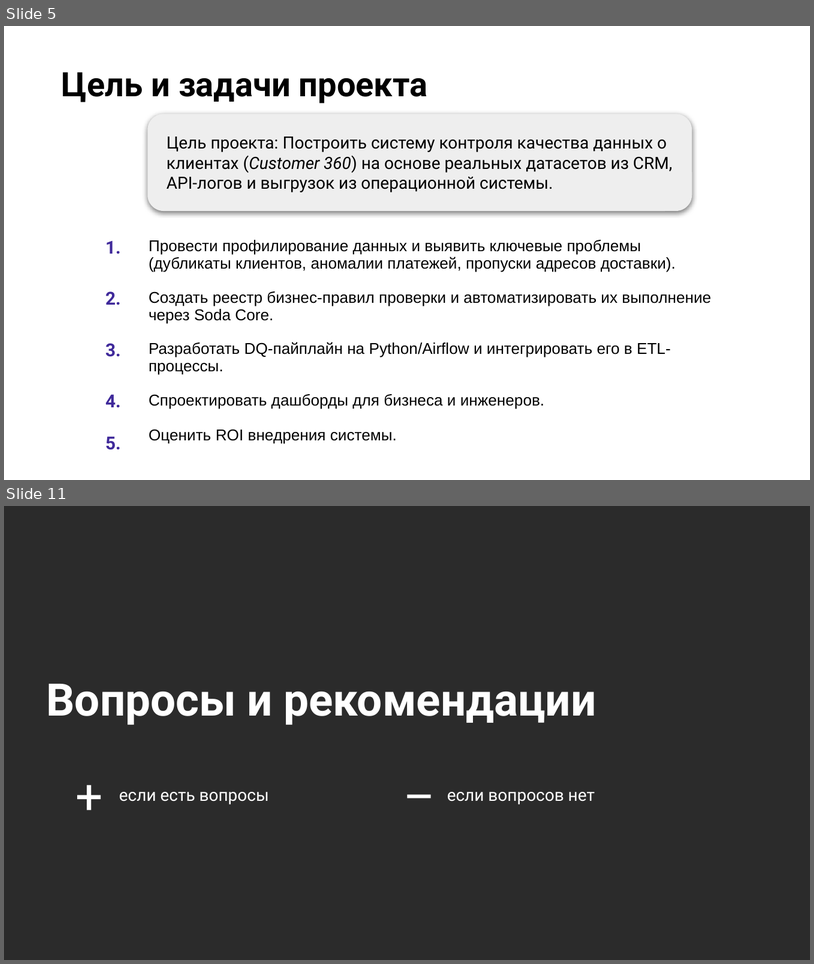
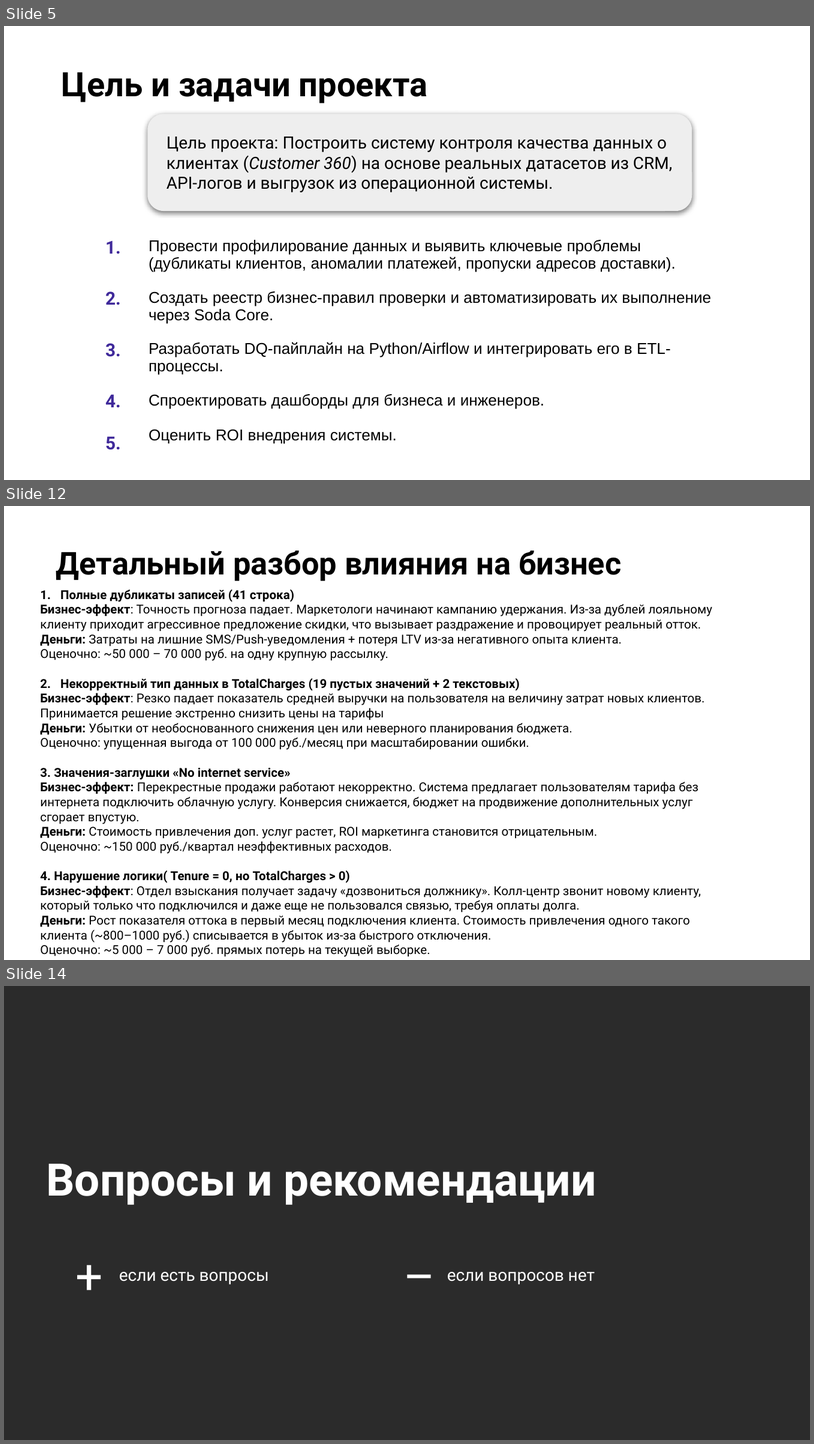
Before and after one commit to Vesta080283/customer-360-dq-project, a slide deck: presentation/Проект сквозного аудита качества данных в домене Customer 360.pptx. Shown one above the other, each under a label of ours: slides 5 and 11 before the commit, slides 5, 12 and 14 after it; the slides between them are not shown. The pictures are 814x964 and 814x1444 pixels, drawn with LibreOffice and Linux fonts; fonts in the diff are those of the drawing; background and template pictures are left out; a plain dark background stands for a picture behind light text. Boxes give left, top, right and bottom in pixels: in the first picture for what was removed or moved away, otherwise in the second. Text is boxed around its words. In the diff, an @@ line names an element or a change of style, - is before the commit and + after.

```diff
--- a/presentation/Проект сквозного аудита качества данных в домене Customer 360.pptx
+++ b/presentation/Проект сквозного аудита качества данных в домене Customer 360.pptx
@@ slide 12 added at [4, 506, 810, 960], background picture (left out) @@
@@ title added at [56, 550, 622, 581], 28 pt, text #000000, bold @@
+Детальный разбор влияния на бизнес
@@ text added at [40, 589, 713, 957], 11 pt, text #000000 @@
+1. Полные дубликаты записей (41 строка)
+  Бизнес-эффект: Точность прогноза падает. Маркетологи начинают кампанию удержания. Из-за дублей лояльному клиенту приходит агрессивное предложение скидки, что вызывает раздражение и провоцирует реальный отток.
+  Деньги: Затраты на лишние SMS/Push-уведомления + потеря LTV из-за негативного опыта клиента.
+  Оценочно: ~50 000 – 70 000 руб. на одну крупную рассылку.
+2. Некорректный тип данных в TotalCharges (19 пустых значений + 2 текстовых)
+  Бизнес-эффект: Резко падает показатель средней выручки на пользователя на величину затрат новых клиентов. Принимается решение экстренно снизить цены на тарифы
+Деньги: Убытки от необоснованного снижения цен или неверного планирования бюджета.
+Оценочно: упущенная выгода от 100 000 руб./месяц при масштабировании ошибки.
+3. Значения-заглушки «No internet service»
+Бизнес-эффект: Перекрестные продажи работают некорректно. Система предлагает пользователям тарифа без интернета подключить облачную услугу. Конверсия снижается, бюджет на продвижение дополнительных услуг сгорает впустую.
+Деньги: Стоимость привлечения доп. услуг растет, ROI маркетинга становится отрицательным.
+Оценочно: ~150 000 руб./квартал неэффективных расходов.
+4. Нарушение логики( Tenure = 0, но TotalCharges > 0)
+Бизнес-эффект: Отдел взыскания получает задачу «дозвониться должнику». Колл-центр звонит новому клиенту, который только что подключился и даже еще не пользовался связью, требуя оплаты долга.
+Деньги: Рост показателя оттока в первый месяц подключения клиента. Стоимость привлечения одного такого клиента (~800–1000 руб.) списывается в убыток из-за быстрого отключения.
+Оценочно: ~5 000 – 7 000 руб. прямых потерь на текущей выборке.
@@ what was slide 11 is now slide 14 @@
```
Also in this commit, not shown: 6 slides changed, 2 other slides added, 1 slide removed, 3 other files.
